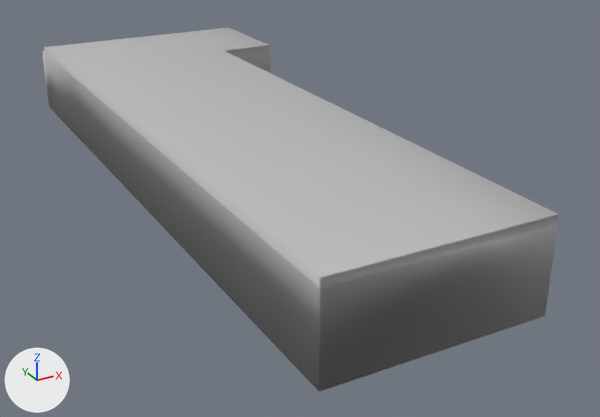
The Blender file blenderguru-archviz.blend: old version first, new version second.
The view is the same before and after, from a 50 mm camera at (-9.9, -22.6, 9.9) aimed at (1.9, -1.3, -0.8). The axes (+X, +Y, +Z) are drawn at lower left. The lights are the same throughout.
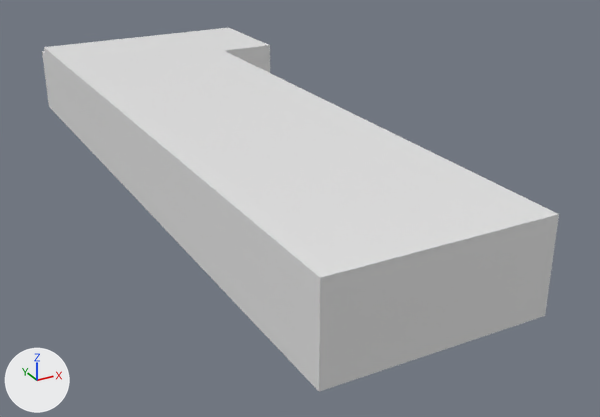
What differs and where, as boxes (x1, y1, x2, y2) in the pictures (600 x 417 px):
part 1 of me_cube, recoloured: (42, 28, 559, 392) in both

Patch to the scene script:
```diff
--- a/blenderguru-archviz.blend.py
+++ b/blenderguru-archviz.blend.py
@@ mat_wall @@
+mat_wall = principled_material('Wall')
+mat_wall.base_color = (0.8, 0.8, 0.8)  # white #e7e7e7
@@ me_cube @@
 me_cube.from_pydata(...)  # 36 vertices, 33 faces; spans x -1.0..1.67, y -1.0..1.04, z 0.0..2.0
 # used by ob_cube; location = (0.0, 0.0, 0.0); scale = (2.99, 10.9, 1.27)
+# me_cube part 1: all 27 faces centred in x -1.0..1.67, y -1.0..1.02, z 0.9..2.0 switch from mat_woodflooring044_3k (its picture is missing) to mat_wall (white #e7e7e7)
```
